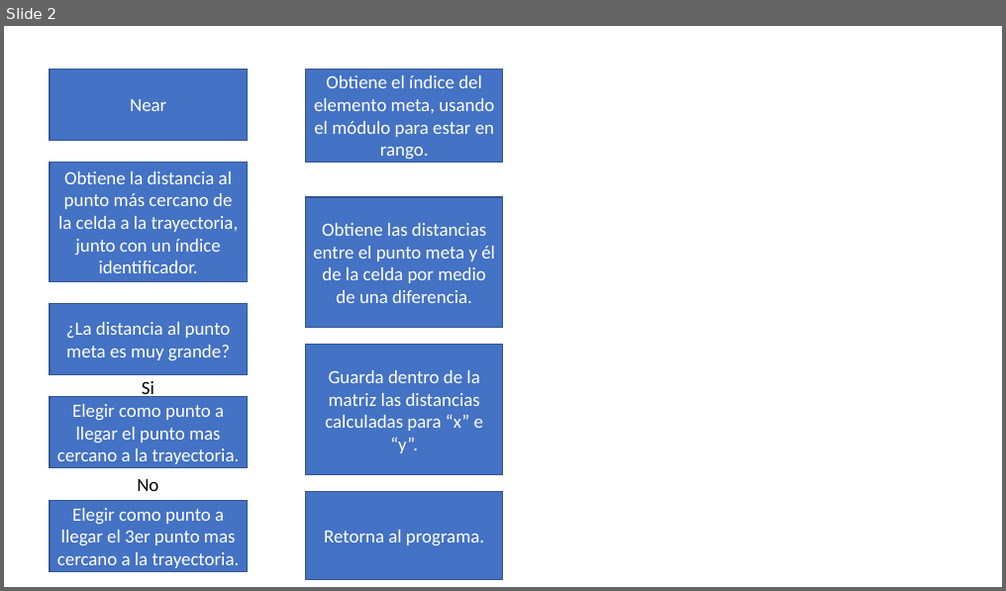
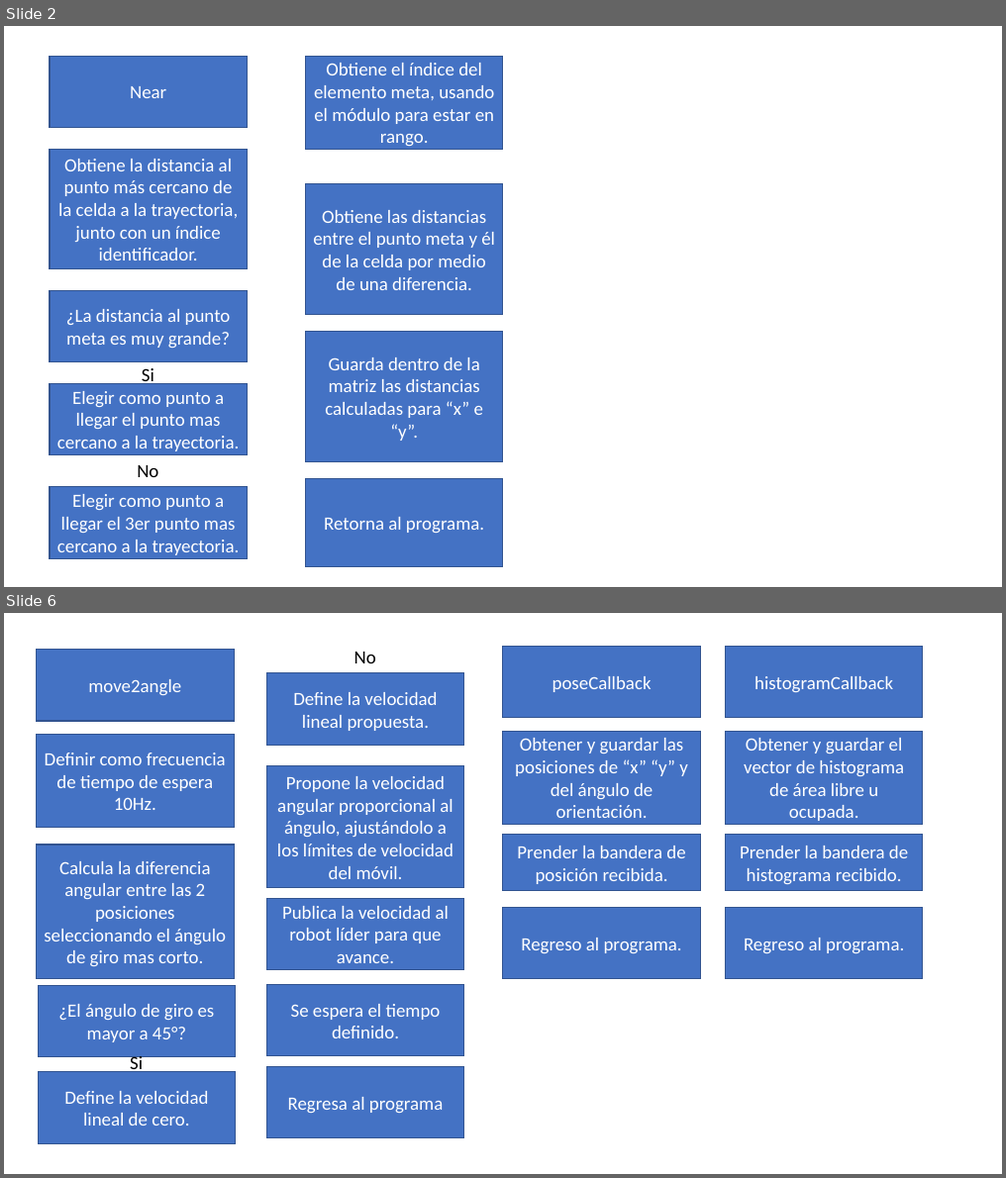
Before and after one commit to lfzarazuaa/Tesis_Lider_Seguidor, a slide deck: Diagramas_de_flujo.pptx. Shown one above the other, each under a label of ours: slide 2 before the commit, slides 2 and 6 after it; the slides between them are not shown. The pictures are 1006x591 and 1006x1178 pixels, drawn with LibreOffice and Linux fonts; fonts in the diff are those of the drawing. Boxes give left, top, right and bottom in pixels: in the first picture for what was removed or moved away, otherwise in the second. Text is boxed around its words. In the diff, an @@ line names an element or a change of style, - is before the commit and + after.

```diff
--- a/Diagramas_de_flujo.pptx
+++ b/Diagramas_de_flujo.pptx
@@ slide 6 added at (4, 613, 1002, 1174), background #FFFFFF @@
@@ rectangle added at (37, 650, 234, 722), fill #4472C4, outline #325491 1 pt, 18 pt, text #FFFFFF @@
+move2angle
@@ text added at (354, 652, 376, 663), 18 pt, text #000000 @@
+No
@@ rectangle added at (503, 646, 701, 718), fill #4472C4, outline #325491 1 pt, 18 pt, text #FFFFFF @@
+poseCallback
@@ rectangle added at (726, 646, 924, 718), fill #4472C4, outline #325491 1 pt, 18 pt, text #FFFFFF @@
+histogramCallback
@@ rectangle added at (266, 673, 464, 746), fill #4472C4, outline #325491 1 pt, 18 pt, text #FFFFFF @@
+Define la velocidad lineal propuesta.
@@ rectangle added at (503, 731, 701, 825), fill #4472C4, outline #325491 1 pt, 18 pt, text #FFFFFF @@
+Obtener y guardar las posiciones de “x” “y” y del ángulo de orientación.
@@ rectangle added at (726, 731, 924, 825), fill #4472C4, outline #325491 1 pt, 18 pt, text #FFFFFF @@
+Obtener y guardar el vector de histograma de área libre u ocupada.
@@ rectangle added at (37, 735, 234, 828), fill #4472C4, outline #325491 1 pt, 18 pt, text #FFFFFF @@
+Definir como frecuencia de tiempo de espera 10Hz.
@@ rectangle added at (266, 766, 464, 888), fill #4472C4, outline #325491 1 pt, 18 pt, text #FFFFFF @@
+Propone la velocidad angular proporcional al ángulo, ajustándolo a los límites de velocidad del móvil.
@@ rectangle added at (37, 845, 234, 980), fill #4472C4, outline #325491 1 pt, 18 pt, text #FFFFFF @@
+Calcula la diferencia angular entre las 2 posiciones seleccionando el ángulo de giro mas corto.
@@ rectangle added at (503, 835, 701, 891), fill #4472C4, outline #325491 1 pt, 18 pt, text #FFFFFF @@
+Prender la bandera de posición recibida.
@@ rectangle added at (726, 835, 924, 891), fill #4472C4, outline #325491 1 pt, 18 pt, text #FFFFFF @@
+Prender la bandera de histograma recibido.
@@ rectangle added at (266, 898, 464, 970), fill #4472C4, outline #325491 1 pt, 18 pt, text #FFFFFF @@
+Publica la velocidad al robot líder para que avance.
@@ rectangle added at (503, 908, 701, 980), fill #4472C4, outline #325491 1 pt, 18 pt, text #FFFFFF @@
+Regreso al programa.
@@ rectangle added at (726, 908, 924, 980), fill #4472C4, outline #325491 1 pt, 18 pt, text #FFFFFF @@
+Regreso al programa.
@@ rectangle added at (38, 986, 236, 1058), fill #4472C4, outline #325491 1 pt, 18 pt, text #FFFFFF @@
+¿El ángulo de giro es mayor a 45°?
@@ rectangle added at (266, 985, 464, 1057), fill #4472C4, outline #325491 1 pt, 18 pt, text #FFFFFF @@
+Se espera el tiempo definido.
@@ text added at (130, 1057, 143, 1072), 18 pt, text #000000 @@
+Si
@@ rectangle added at (38, 1072, 236, 1145), fill #4472C4, outline #325491 1 pt, 18 pt, text #FFFFFF @@
+Define la velocidad lineal de cero.
@@ rectangle added at (266, 1067, 464, 1140), fill #4472C4, outline #325491 1 pt, 18 pt, text #FFFFFF @@
+Regresa al programa
@@ slide 2 changed as well @@
@@ 9 rectangles, 2 texts: place and size @@
-9 rectangles, 2 texts at (50, 69, 503, 580)
+9 rectangles, 2 texts at (50, 56, 503, 568)
```
Also in this commit, not shown: 1 other slide changed, 7 other slides added, 1 slide removed.
